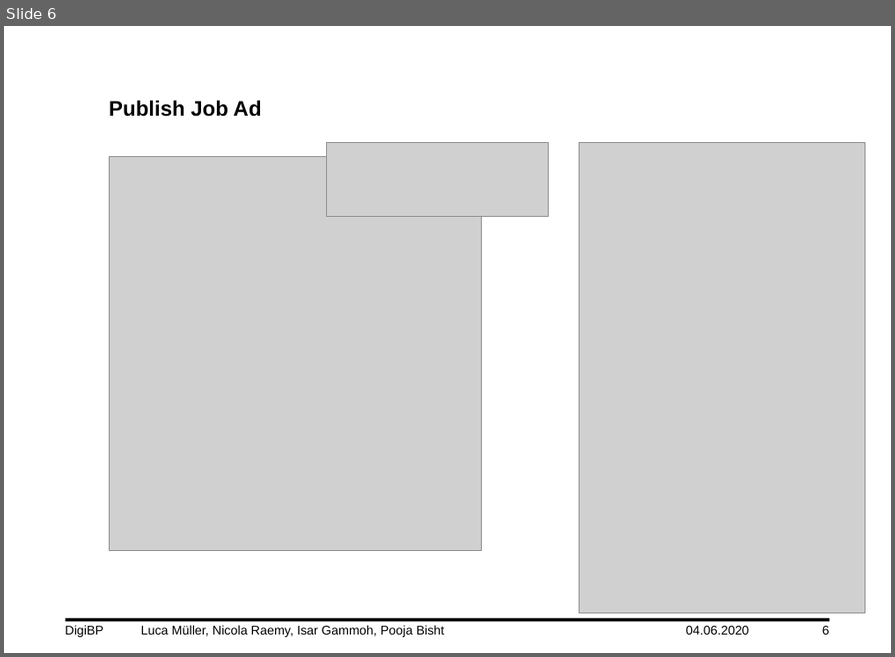
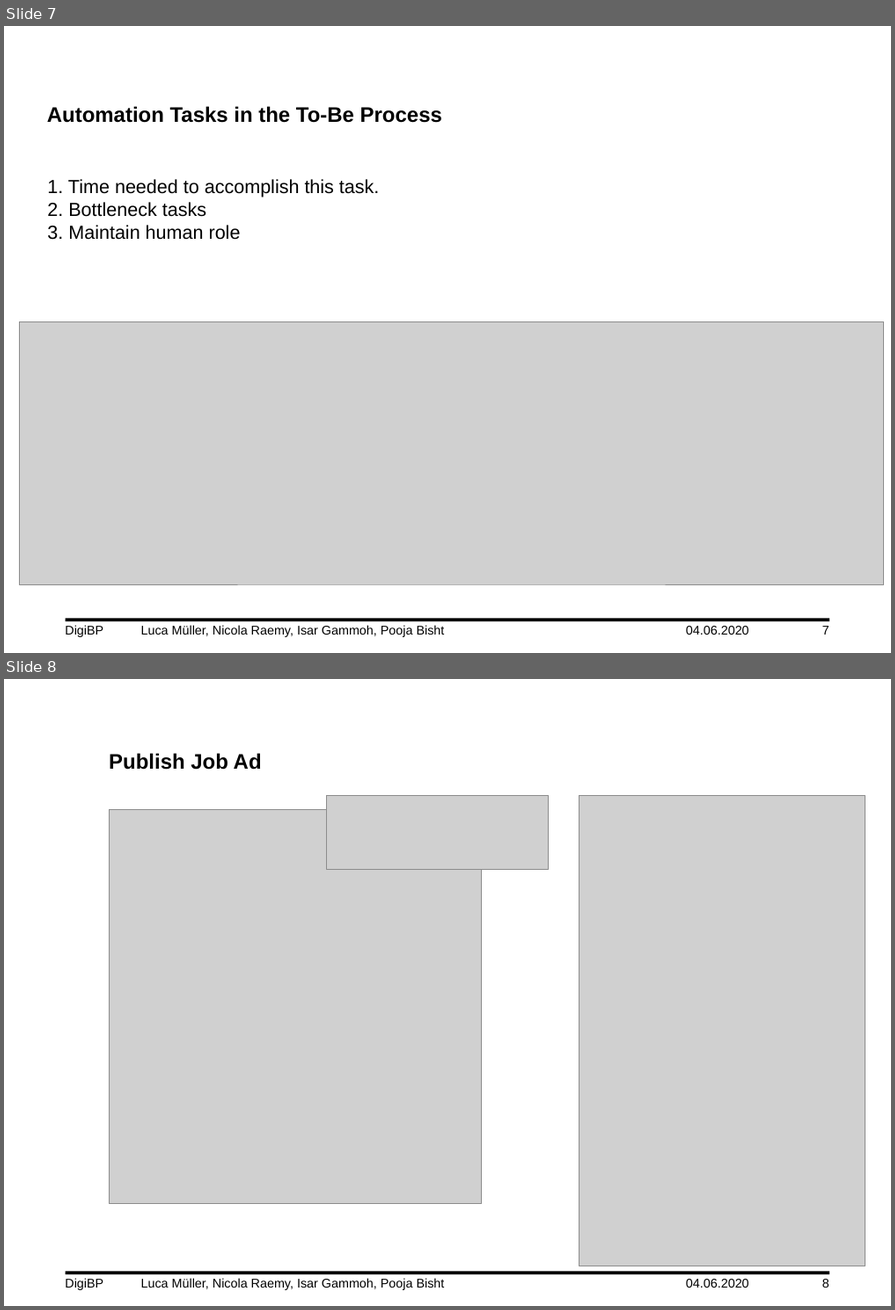
Before and after one commit to DigiBP/DigiBP_DanishBlue, a slide deck: Presentation/DigiBP_DanishBlue_Presentation_V4.pptx. Shown one above the other, each under a label of ours: slide 6 before the commit, slides 7 and 8 after it. The pictures are 895x657 and 895x1310 pixels, drawn with LibreOffice and Linux fonts; fonts in the diff are those of the drawing; grey boxes stand for pictures; background and template pictures are left out. Boxes give left, top, right and bottom in pixels: in the first picture for what was removed or moved away, otherwise in the second. Text is boxed around its words. In the diff, an @@ line names an element or a change of style, - is before the commit and + after.

```diff
--- a/Presentation/DigiBP_DanishBlue_Presentation_V4.pptx
+++ b/Presentation/DigiBP_DanishBlue_Presentation_V4.pptx
@@ slide 7 added at (4, 26, 891, 653), background #FFFFFF; not listed: 1 template element that a slide beside it also shows @@
@@ title added at (47, 106, 442, 123), 20 pt, text #000000, bold @@
+Automation Tasks in the To-Be Process
@@ text added at (47, 179, 379, 240), 18 pt, text #000000 @@
+1. Time needed to accomplish this task.
+2. Bottleneck tasks
+3. Maintain human role
@@ picture added at (19, 322, 884, 585) @@
@@ rectangle added at (846, 322, 884, 348), fill #FFFFFF, outline #FFFFFF 0.75 pt @@
@@ text added at (65, 625, 445, 638), 12 pt, text #000000 @@
+DigiBP Luca Müller, Nicola Raemy, Isar Gammoh, Pooja Bisht
@@ text added at (686, 626, 749, 635), 12 pt, text #000000 @@
+04.06.2020
@@ page number added at (822, 626, 829, 635), 12 pt, text #000000 @@
+7
@@ what was slide 6 is now slide 8 @@
@@ page number at (822, 1279, 829, 1288): text changed @@
-6
+8
```
Also in this commit, not shown: 5 slides changed, 2 other slides added, 1 slide removed.
